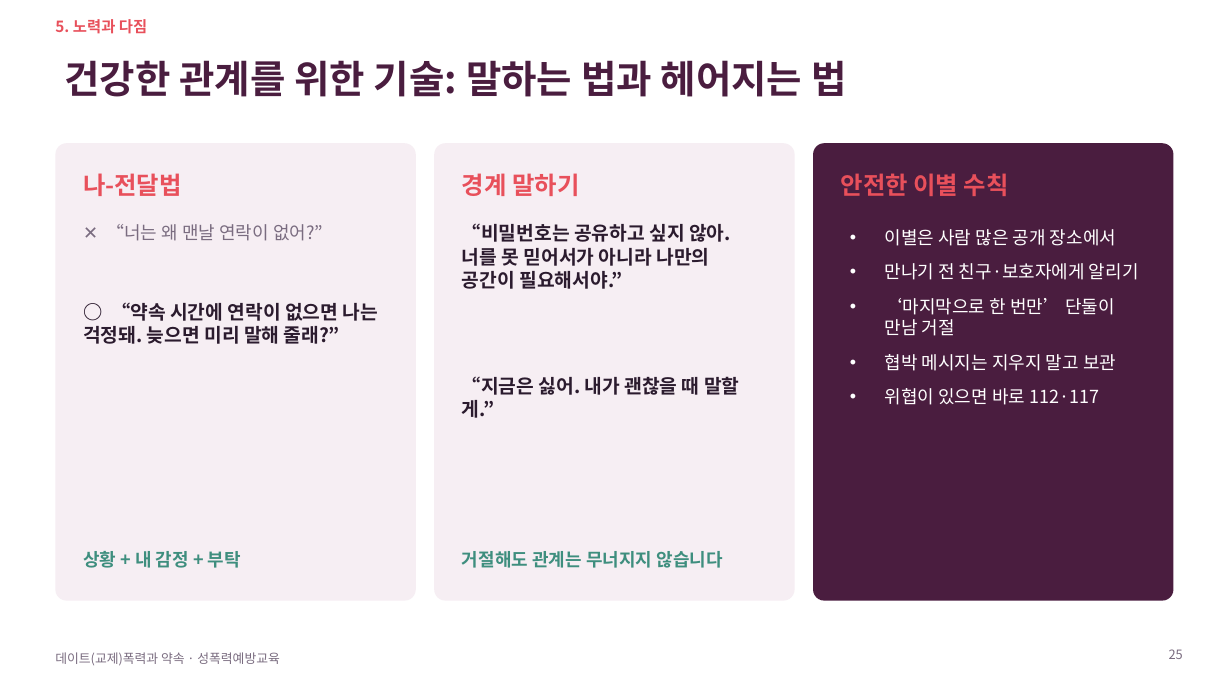
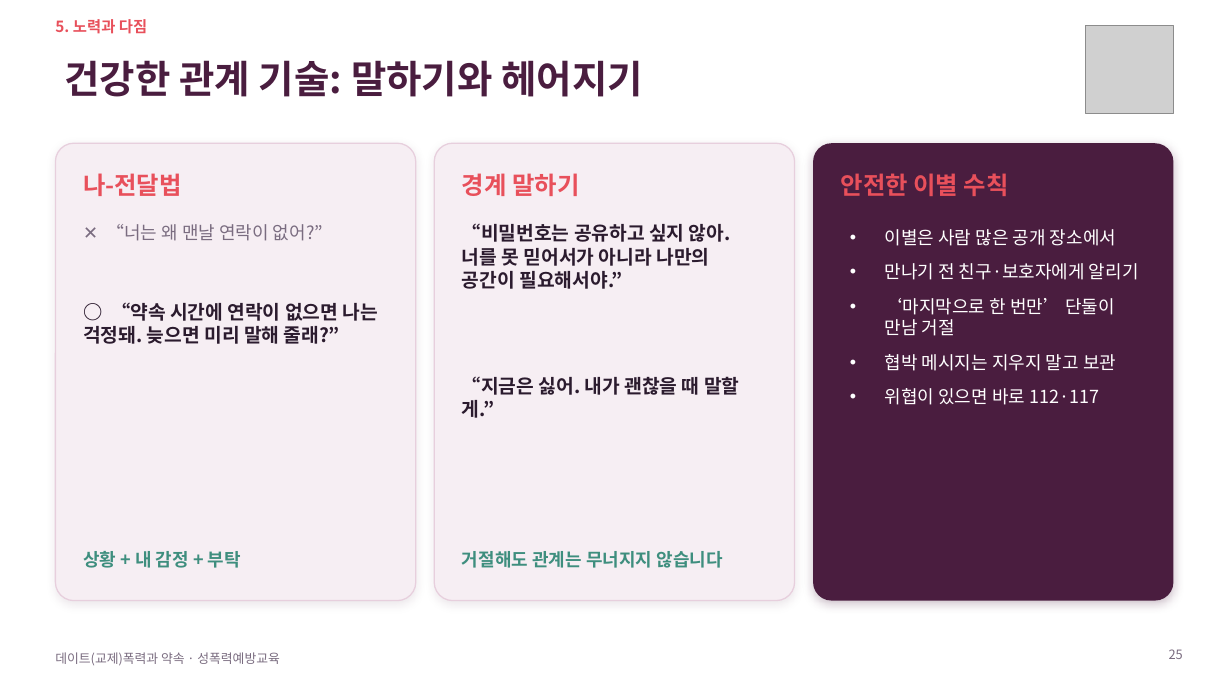
Before and after one commit to ash1234a/security-research-learning, a slide deck: slide 25 of 데이트폭력과_약속.pptx. Drawn at 1232x693 pixels with LibreOffice and Linux fonts; fonts in the diff are those of the drawing; grey boxes stand for pictures; background and template pictures are left out. Boxes give left, top, right and bottom in pixels: in the first picture for what was removed or moved away, otherwise in the second. Text is boxed around its words. In the diff, an @@ line names an element or a change of style, - is before the commit and + after.

```diff
--- a/데이트폭력과_약속.pptx
+++ b/데이트폭력과_약속.pptx
@@ picture added at box(1086, 26, 1174, 114) @@
@@ title at box(65, 60, 643, 97): text changed @@
-건강한 관계를 위한 기술: 말하는 법과 헤어지는 법
+건강한 관계 기술: 말하기와 헤어지기
@@ rounded rectangle at box(55, 143, 416, 601): outline none to #E7CFDD 1 pt; shadow on; proportions changed @@
@@ rounded rectangle at box(434, 143, 795, 601): outline none to #E7CFDD 1 pt; shadow on; proportions changed @@
@@ rounded rectangle at box(813, 143, 1174, 601): shadow on; proportions changed @@
```
Also in this commit, not shown: 29 other slides changed.
